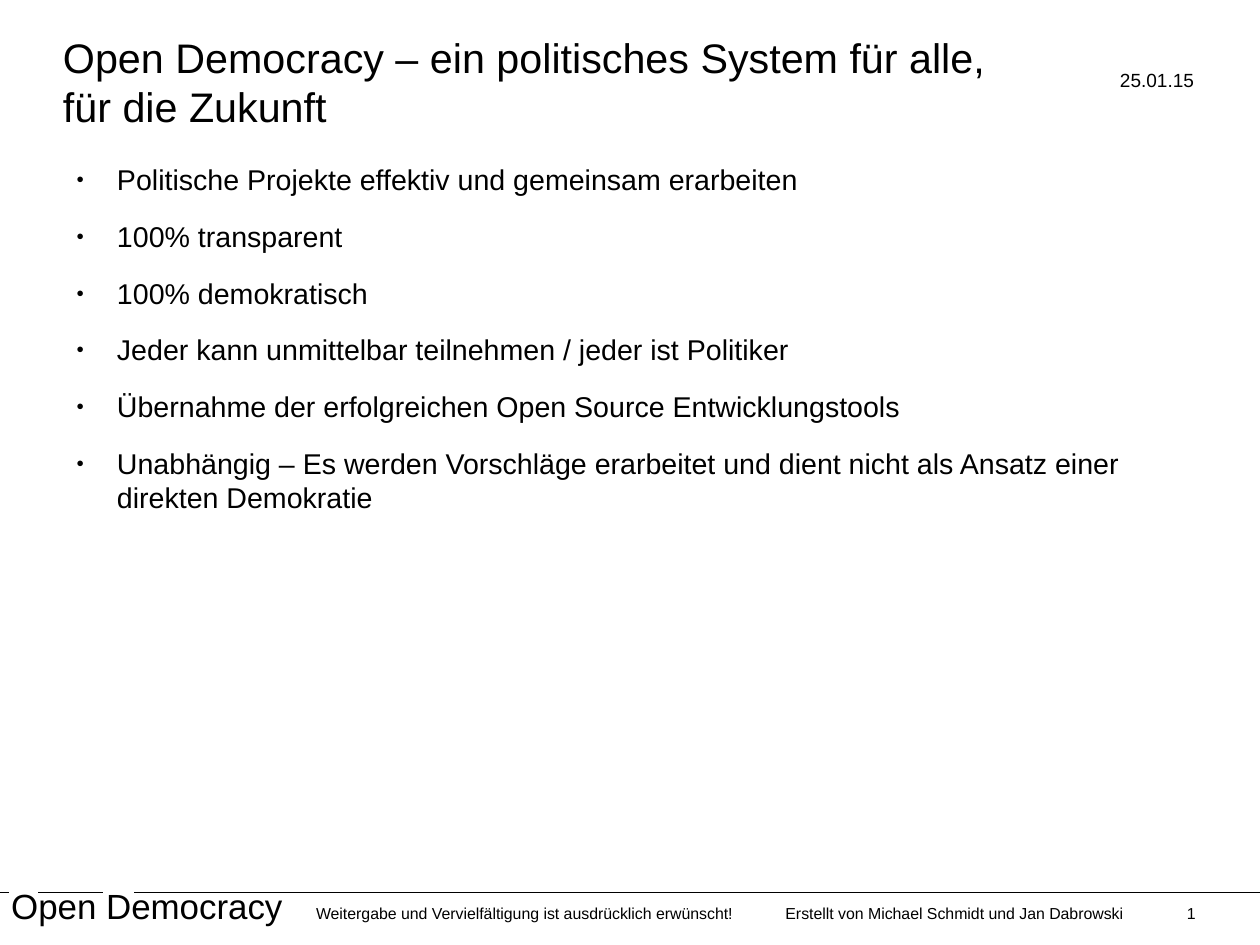
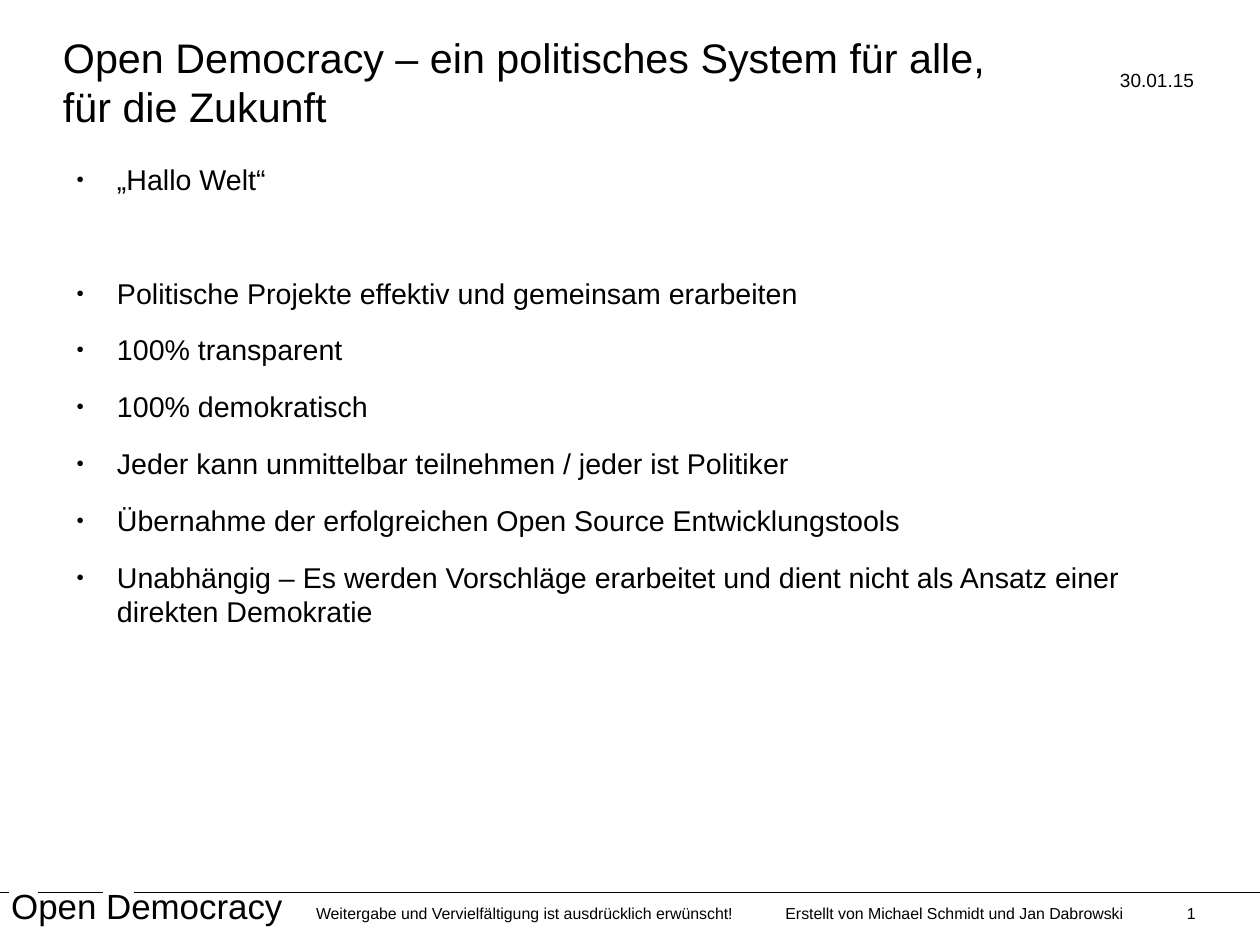
Before and after one commit to dabro81/odemocracy, a slide deck: slide 1 of Open Democracy Präsentation_150125_DE0C_JD.odp. Drawn at 1260x945 pixels with LibreOffice and Linux fonts; fonts in the diff are those of the drawing. Boxes give left, top, right and bottom in pixels: in the first picture for what was removed or moved away, otherwise in the second. Text is boxed around its words. In the diff, an @@ line names an element or a change of style, - is before the commit and + after.

```diff
--- a/Open Democracy Präsentation_150125_DE0C_JD.odp
+++ b/Open Democracy Präsentation_150125_DE0C_JD.odp
@@ text at <box>1120,73,1194,88</box>: text changed @@
-25.01.15
+30.01.15
@@ text at <box>117,169,265,194</box>: paragraph added @@
+● „Hallo Welt“
```
Also in this commit, not shown: 18 other slides changed.
